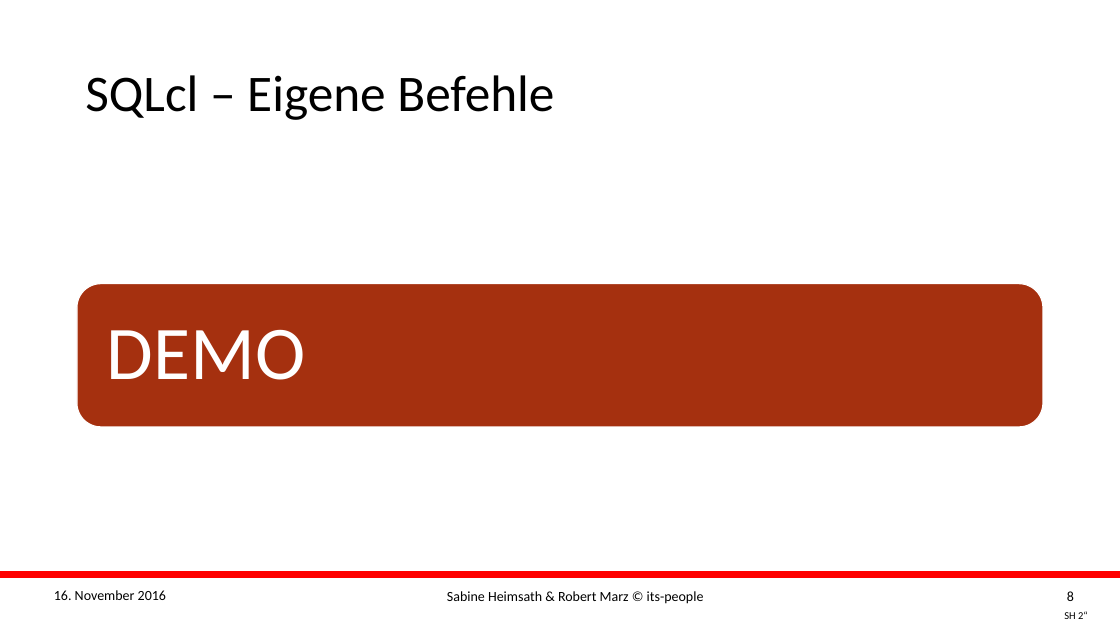
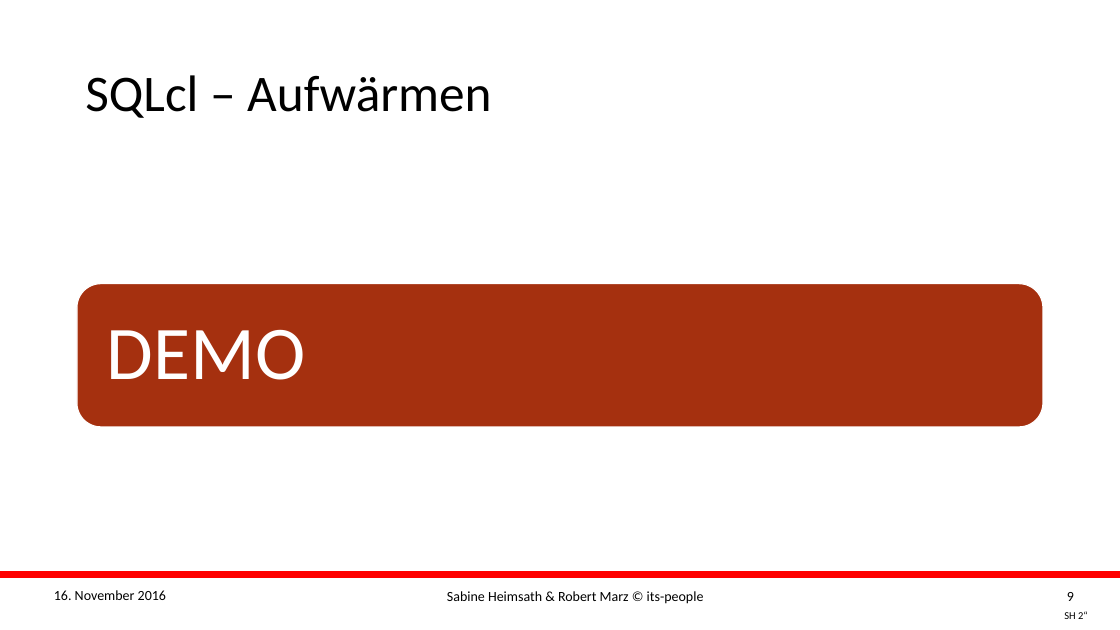
Before and after one commit to its-people/sqlclscripts, a slide deck: slide 9 of Slides/2016 DOAG K+A - Sabine Heimsath + Robert Marz - Scripting with SQLcl.pptx (slide 8 before the commit). Drawn at 1120x630 pixels with LibreOffice and Linux fonts; fonts in the diff are those of the drawing; background and template pictures are left out. Boxes give left, top, right and bottom in pixels: in the first picture for what was removed or moved away, otherwise in the second. Text is boxed around its words. In the diff, an @@ line names an element or a change of style, - is before the commit and + after.

```diff
--- a/Slides/2016 DOAG K+A - Sabine Heimsath + Robert Marz - Scripting with SQLcl.pptx
+++ b/Slides/2016 DOAG K+A - Sabine Heimsath + Robert Marz - Scripting with SQLcl.pptx
@@ title at bbox=[85, 75, 491, 118]: text changed @@
-SQLcl – Eigene Befehle
+SQLcl – Aufwärmen
@@ page number at bbox=[1067, 592, 1074, 601]: text changed @@
-8
+9
```
Also in this commit, not shown: 10 other slides changed, 2 slides added, 6 other files.
